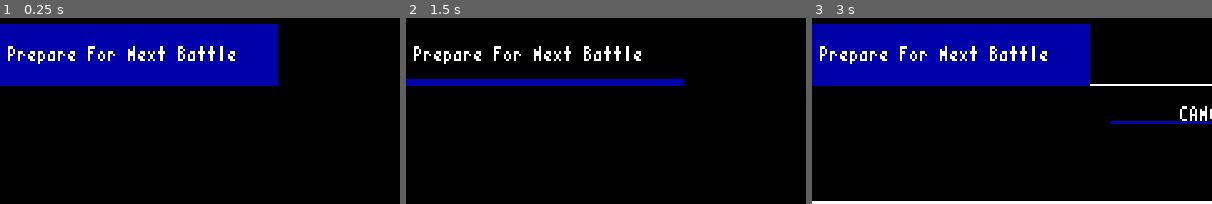
Above: before the commit, frames 1-3 (left to right).
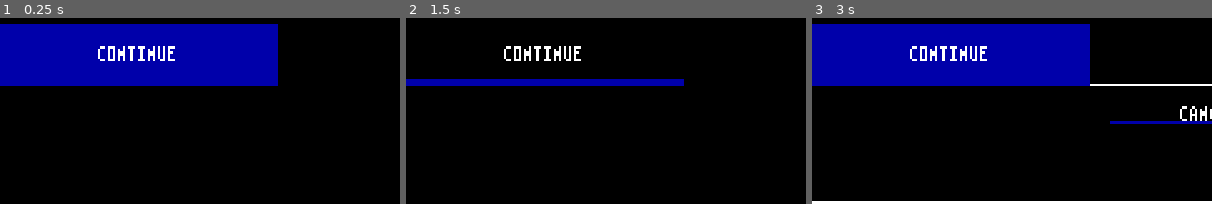
Above: after the commit, the same moments.

Repository: BeamBrain1/Morphose
Game: Godot game, scene res://Scenes/Controllers/ControllerBattle.tscn
Two runs of this game, one before a commit and one after it. Both use one fixed random seed, a clock stepped at 60 frames per second and the inputs below. This scene is started directly instead of the project's main scene.
Inputs:
- Up to frame 1 (0.25 s): no input
- Up to frame 2 (1.5 s): click "Prepare For Next Battle" (after the commit: "CONTINUE") at 0.5 s; click "Prepare For Next Battle" (after the commit: "CONTINUE") at 1.25 s
- Up to frame 3 (3 s): click "ATTACK" at 2 s; click "SUPPORT" at 2.75 s
The pictures show only the part of the screen within x 33-83%, y 0-50%; the shares and areas given below are measured in that part.

The runs differ from the first frame. In frame 1, 1.6% of the frame differs, in the area x 2-59%, y 15-25%; in frame 2, 1.6%; in frame 3, 1.6%.
Error in both runs: Invalid access to property or key 'morphose' on a base object of type 'Nil'. (res://Scenes/Battle/UI/battle_action_menu.gd:58)

Commit message:
Daily backup

Diff:
--- a/Scenes/Controllers/ControllerBattle.gd
+++ b/Scenes/Controllers/ControllerBattle.gd
@@ -60,7 +60,7 @@
 
 # Run this if player lost battle
 func battleLost() -> void:
-	$BattleMessageDisplay.pushBattleMessage("You lose! All party members have been given " + str(consolationMuta()) + " Muta. Build them up and try again!")
+	$BattleMessageDisplay.pushBattleMessage("You lose! All party members have been given " + str(consolationMuta()) + " consolation Muta.")
 	ActiveSaveData.party.awardMuta(consolationMuta())
 	battle_won = false
 	await showBattleMessages(true)
@@ -68,7 +68,7 @@
 
 # Run this if player won battle
 func battleWon() -> void:
-	$BattleMessageDisplay.pushBattleMessage("You win!\nReceived " + str(victoryMuta()) + " Muta. Build your party up for the next battle!")
+	$BattleMessageDisplay.pushBattleMessage("You win!\nReceived " + str(victoryMuta()) + " Muta.")
 	ActiveSaveData.party.awardMuta(victoryMuta())
 	battle_won = true
 	await showBattleMessages(true)
--- a/Scenes/Controllers/ControllerBattle.tscn
+++ b/Scenes/Controllers/ControllerBattle.tscn
@@ -54,8 +54,7 @@
 theme_override_styles/hover = ExtResource("5_c6nqd")
 theme_override_styles/disabled = SubResource("StyleBoxFlat_ui1bq")
 theme_override_styles/focus = SubResource("StyleBoxEmpty_o007y")
-text = " Prepare For Next Battle"
-alignment = 0
+text = "CONTINUE"
 
 [connection signal="select_as_support_target" from="PartyStatusDisplay" to="." method="selectSupportTarget"]
 [connection signal="combatant_selected" from="EnemyDisplayGrid" to="." method="selectEnemyAsAttackTarget"]
--- a/Scenes/Controllers/controller_overworld.gd
+++ b/Scenes/Controllers/controller_overworld.gd
@@ -7,7 +7,7 @@
 
 var danger_level: int = 0
 const ENCOUNTER_RATE: int = 10
-const ENCOUNTER_THRESHOLD: int = 10
+const ENCOUNTER_THRESHOLD: int = 100
 
 
 func _process(delta) -> void:
@@ -44,9 +44,7 @@
 func doEncounter() -> void:
 	danger_level = 0
 	var encounter = current_map.partyEncounterZone().getRandomEncounter()
-	for enemy in encounter:
-		print(enemy.name)
-	print("---")
+	switchToBattleController(encounter)
 
 
 func updateGlobalPartyPosition() -> void:
